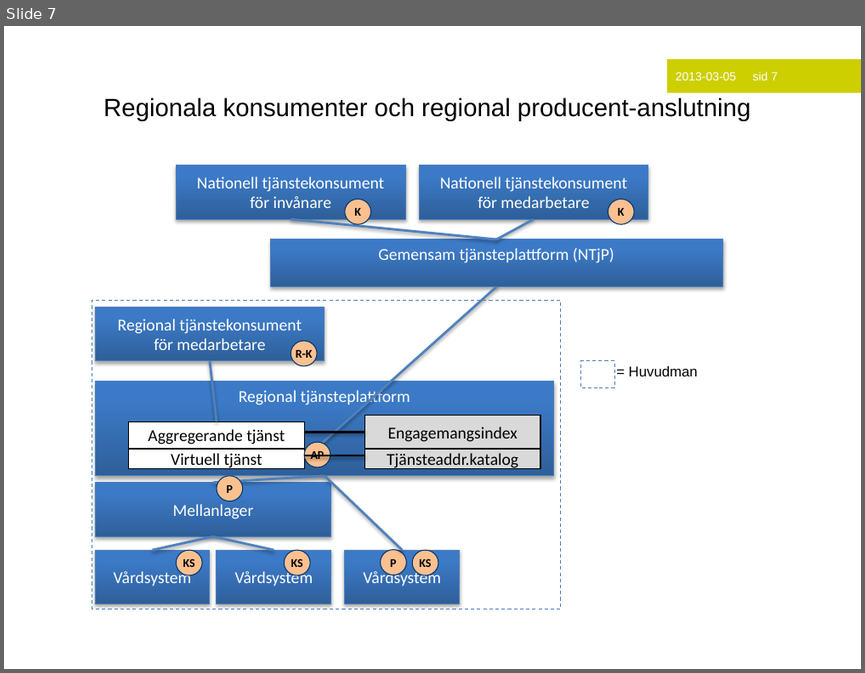
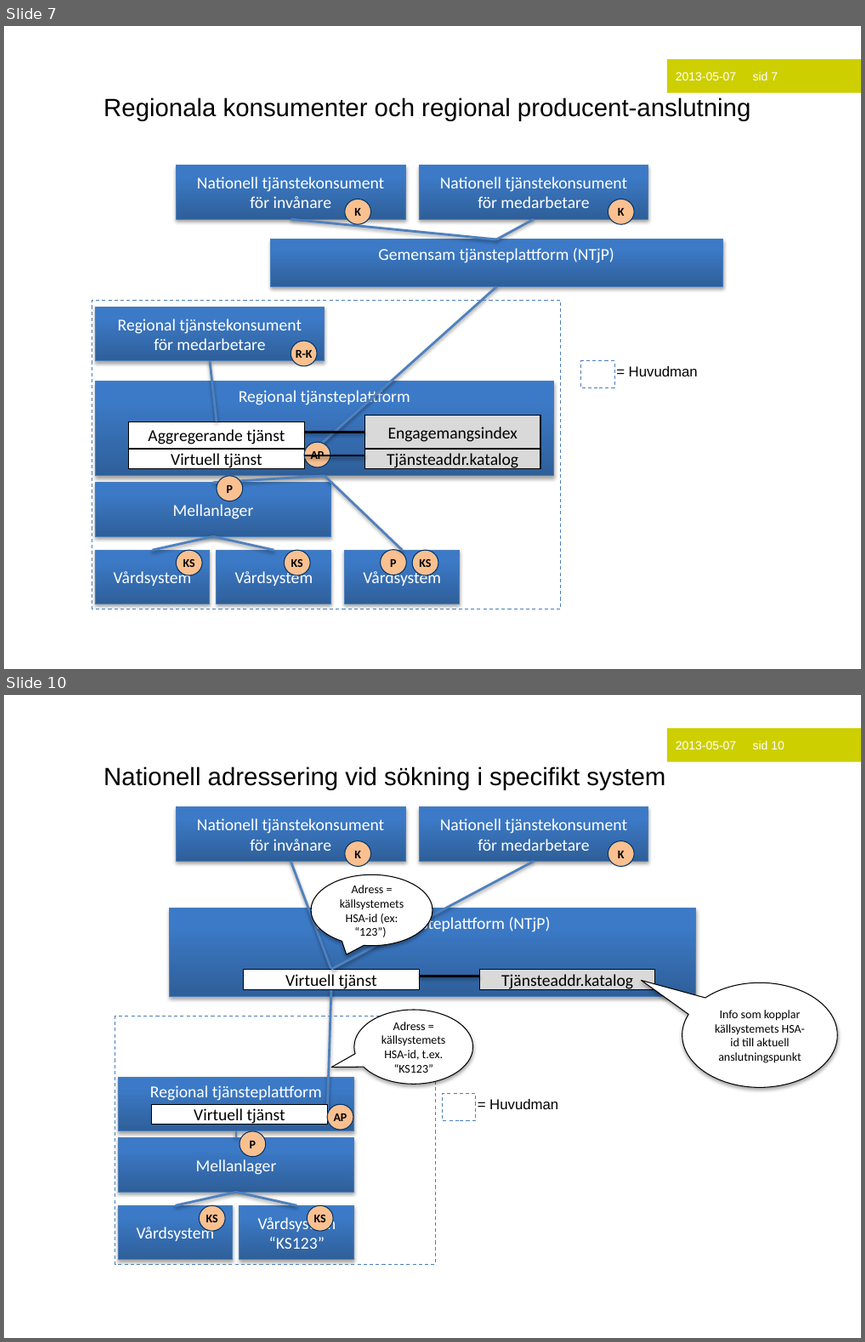
Before and after one commit to admstar/rivta, a slide deck: ServiceInteractions/riv/clinicalprocess/logistics/logistics/trunk/docs/TD_Logistics.pptx. Shown one above the other, each under a label of ours: slide 7 before the commit, slides 7 and 10 after it; the slides between them are not shown. The pictures are 865x673 and 865x1342 pixels, drawn with LibreOffice and Linux fonts; fonts in the diff are those of the drawing; background and template pictures are left out. Boxes give left, top, right and bottom in pixels: in the first picture for what was removed or moved away, otherwise in the second. Text is boxed around its words. In the diff, an @@ line names an element or a change of style, - is before the commit and + after.

```diff
--- a/ServiceInteractions/riv/clinicalprocess/logistics/logistics/trunk/docs/TD_Logistics.pptx
+++ b/ServiceInteractions/riv/clinicalprocess/logistics/logistics/trunk/docs/TD_Logistics.pptx
@@ slide 10 added at box(4, 695, 861, 1338), background #FFFFFF @@
@@ rectangle added at box(667, 728, 861, 762), fill #CECF00, 10 pt, text #FFFFFF @@
+2013-05-07 sid 10
@@ title added at box(103, 766, 665, 790), 21 pt, text #000000 @@
+Nationell adressering vid sökning i specifikt system
@@ rectangle added at box(177, 807, 406, 862), fill gradient #2F5F99 to #3D7CC7 to #3A7CCB, outline #4B7EBC 0.75 pt, 14 pt, text #FFFFFF @@
+Nationell tjänstekonsument
+för invånare
@@ rectangle added at box(419, 807, 648, 862), fill gradient #2F5F99 to #3D7CC7 to #3A7CCB, outline #4B7EBC 0.75 pt, 14 pt, text #FFFFFF @@
+Nationell tjänstekonsument
+för medarbetare
@@ ellipse added at box(345, 840, 371, 867), fill #FAC090, outline #003468 0.75 pt, 10 pt, text #000000, bold @@
+K
@@ ellipse added at box(608, 840, 635, 867), fill #FAC090, outline #003468 0.75 pt, 10 pt, text #000000, bold @@
+K
@@ line added from (291, 862) to (331, 970), #4F81BD 2 pt @@
@@ line added from (534, 862) to (331, 970), #4F81BD 2 pt @@
@@ speech bubble added at box(311, 875, 432, 946), fill #FFFFFF, outline #000000 0.75 pt, 10 pt, text #000000 @@
+Adress = källsystemets HSA-id (ex: “123”)
@@ rectangle added at box(170, 908, 695, 996), fill gradient #2F5F99 to #3D7CC7 to #3A7CCB, outline #4B7EBC 0.75 pt, 14 pt, text #FFFFFF @@
+Gemensam tjänsteplattform (NTjP)
@@ rectangle added at box(244, 970, 420, 990), fill #FFFFFF, outline #000000 0.75 pt, 14 pt, text #000000 @@
+Virtuell tjänst
@@ rectangle added at box(479, 970, 655, 990), fill #D9D9D9, outline #000000 0.75 pt, 14 pt, text #000000 @@
+Tjänsteaddr.katalog
@@ line added from (331, 990) to (327, 1114), #4F81BD 2 pt @@
@@ line added from (419, 976) to (479, 976), #000000 2 pt @@
@@ speech bubble added at box(681, 983, 837, 1088), fill #FFFFFF, outline #000000 0.75 pt, 10 pt, text #000000 @@
+Info som kopplar källsystemets HSA-id till aktuell anslutningspunkt
@@ rectangle added at box(115, 1016, 435, 1264), outline #4B7EBC 0.75 pt dashed @@
@@ speech bubble added at box(354, 1009, 473, 1084), fill #FFFFFF, outline #000000 0.75 pt, 10 pt, text #000000 @@
+Adress = källsystemets HSA-id, t.ex. “KS123”
@@ rectangle added at box(118, 1077, 354, 1131), fill gradient #2F5F99 to #3D7CC7 to #3A7CCB, outline #4B7EBC 0.75 pt, 14 pt, text #FFFFFF @@
+Regional tjänsteplattform
@@ rectangle added at box(442, 1094, 475, 1120), outline #4B7EBC 0.75 pt dashed @@
@@ text added at box(489, 1099, 558, 1109), 12 pt, text #000000 @@
+= Huvudman
@@ rectangle added at box(151, 1104, 327, 1124), fill #FFFFFF, outline #000000 0.75 pt, 14 pt, text #000000 @@
+Virtuell tjänst
@@ ellipse added at box(327, 1104, 353, 1129), fill #FAC090, outline #003468 0.75 pt, 10 pt, text #000000, bold @@
+AP
@@ rectangle added at box(118, 1138, 354, 1192), fill gradient #2F5F99 to #3D7CC7 to #3A7CCB, outline #4B7EBC 0.75 pt, 14 pt, text #FFFFFF @@
+Mellanlager
@@ line added from (236, 1131) to (236, 1138), #4F81BD 2 pt @@
@@ ellipse added at box(239, 1131, 266, 1157), fill #FAC090, outline #003468 0.75 pt, 10 pt, text #000000, bold @@
+P
@@ line added from (236, 1192) to (176, 1205), #4F81BD 2 pt @@
@@ line added from (236, 1192) to (297, 1205), #4F81BD 2 pt @@
@@ rectangle added at box(118, 1205, 233, 1259), fill gradient #2F5F99 to #3D7CC7 to #3A7CCB, outline #4B7EBC 0.75 pt, 14 pt, text #FFFFFF @@
+Vårdsystem
@@ ellipse added at box(200, 1205, 226, 1231), fill #FAC090, outline #003468 0.75 pt, 10 pt, text #000000, bold @@
+KS
@@ rectangle added at box(239, 1205, 354, 1259), fill gradient #2F5F99 to #3D7CC7 to #3A7CCB, outline #4B7EBC 0.75 pt, 14 pt, text #FFFFFF @@
+Vårdsystem
+“KS123”
@@ ellipse added at box(307, 1205, 334, 1231), fill #FAC090, outline #003468 0.75 pt, 10 pt, text #000000, bold @@
+KS
@@ text in rectangle at box(676, 72, 778, 80): text changed @@
-2013-03-05 sid 7
+2013-05-07 sid 7
```
Also in this commit, not shown: 6 slides changed, 2 other files.
